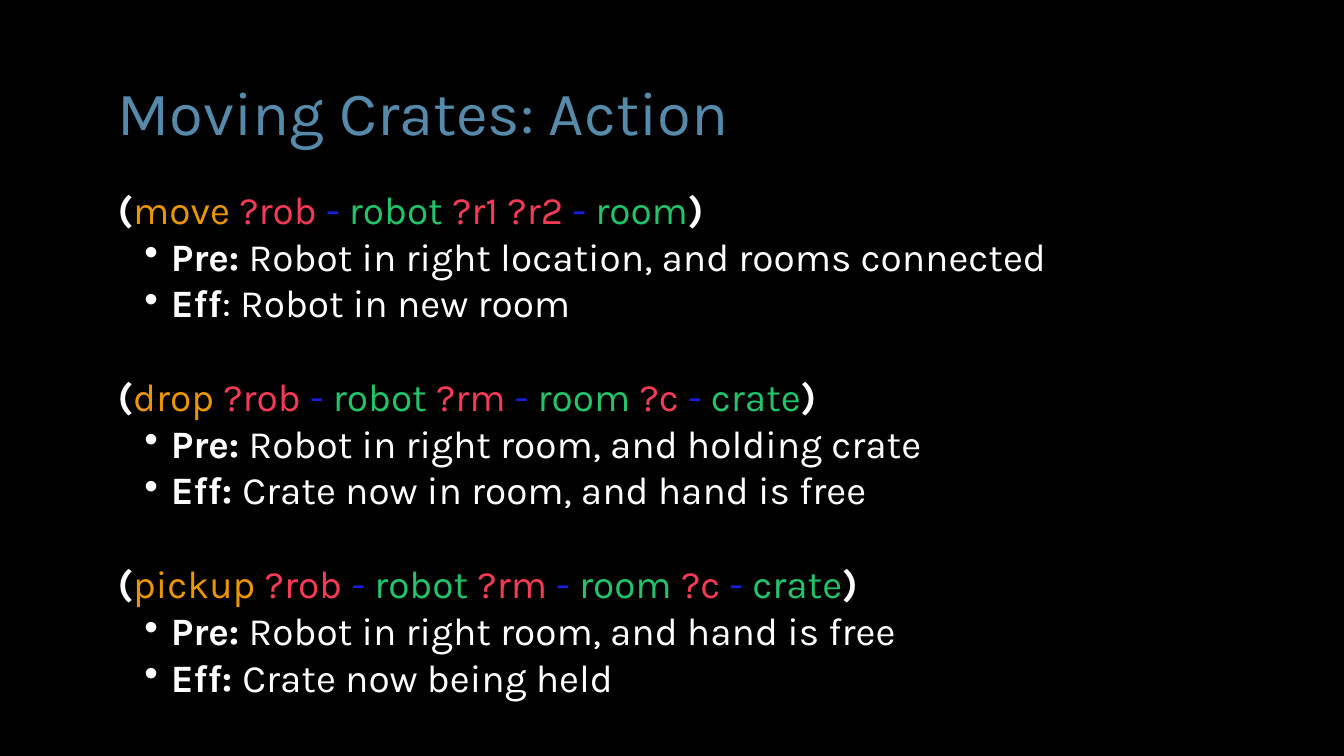
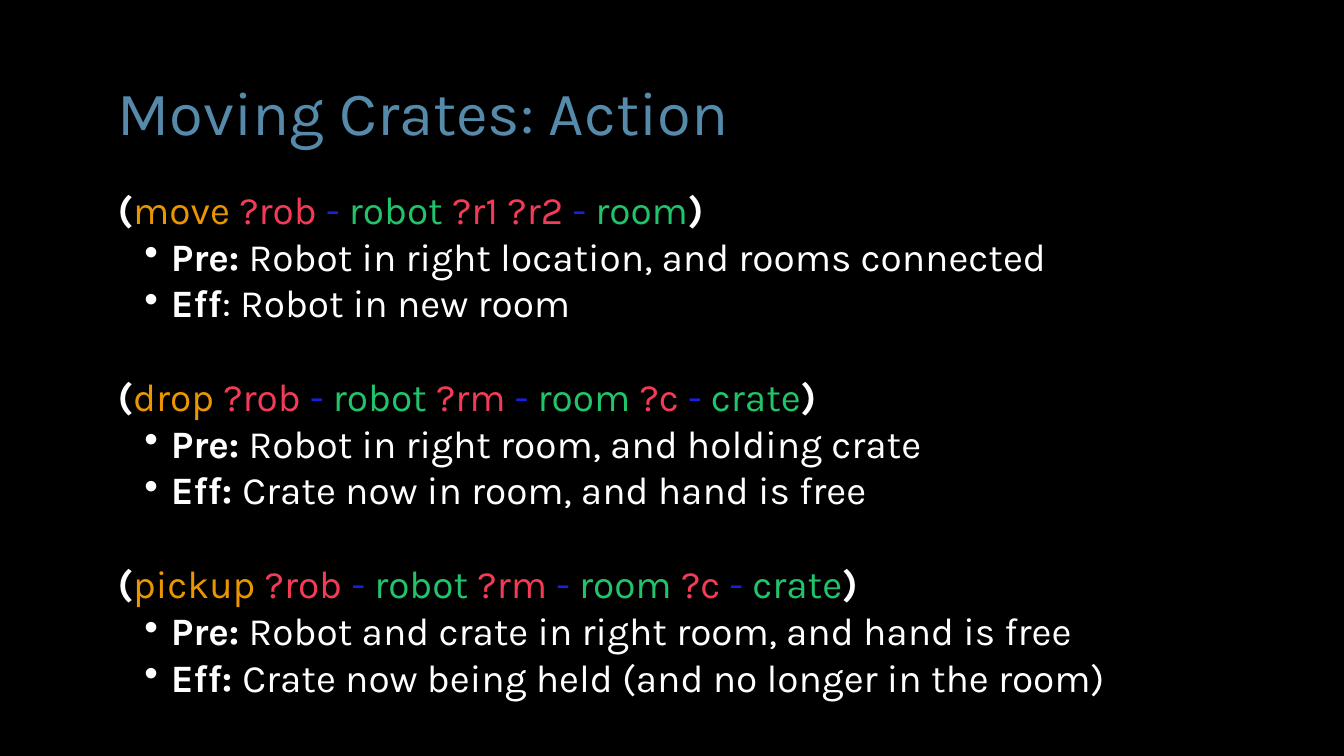
Before and after one commit to AI-Planning/modeling-in-pddl, a slide deck: slide 12 of exercises/cisc-813/fod/slides.pptx. Drawn at 1344x756 pixels with LibreOffice and Linux fonts; fonts in the diff are those of the drawing. Boxes give left, top, right and bottom in pixels: in the first picture for what was removed or moved away, otherwise in the second. Text is boxed around its words. In the diff, an @@ line names an element or a change of style, - is before the commit and + after.

Commit message:
Small updates to the FOD slides.

```diff
--- a/exercises/cisc-813/fod/slides.pptx
+++ b/exercises/cisc-813/fod/slides.pptx
@@ text at <box>171,618,1104,702</box>: text changed @@
-  • Pre: Robot in right room, and hand is free
-  • Eff: Crate now being held
+  • Pre: Robot and crate in right room, and hand is free
+  • Eff: Crate now being held (and no longer in the room)
```
